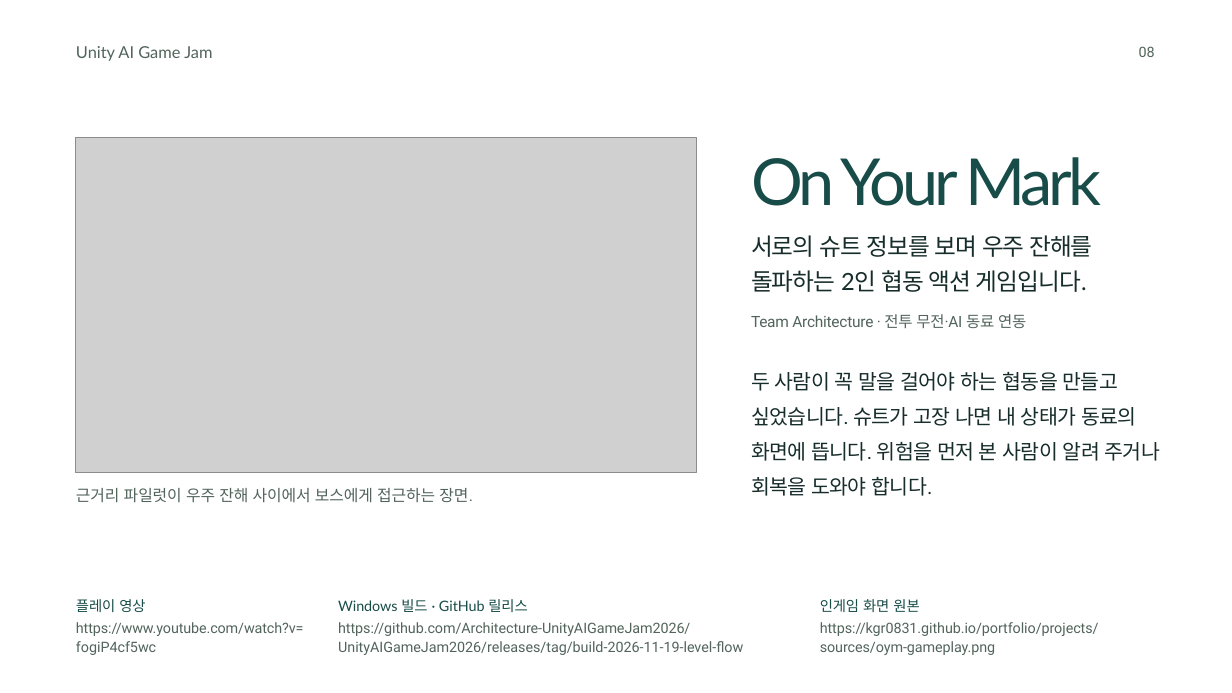
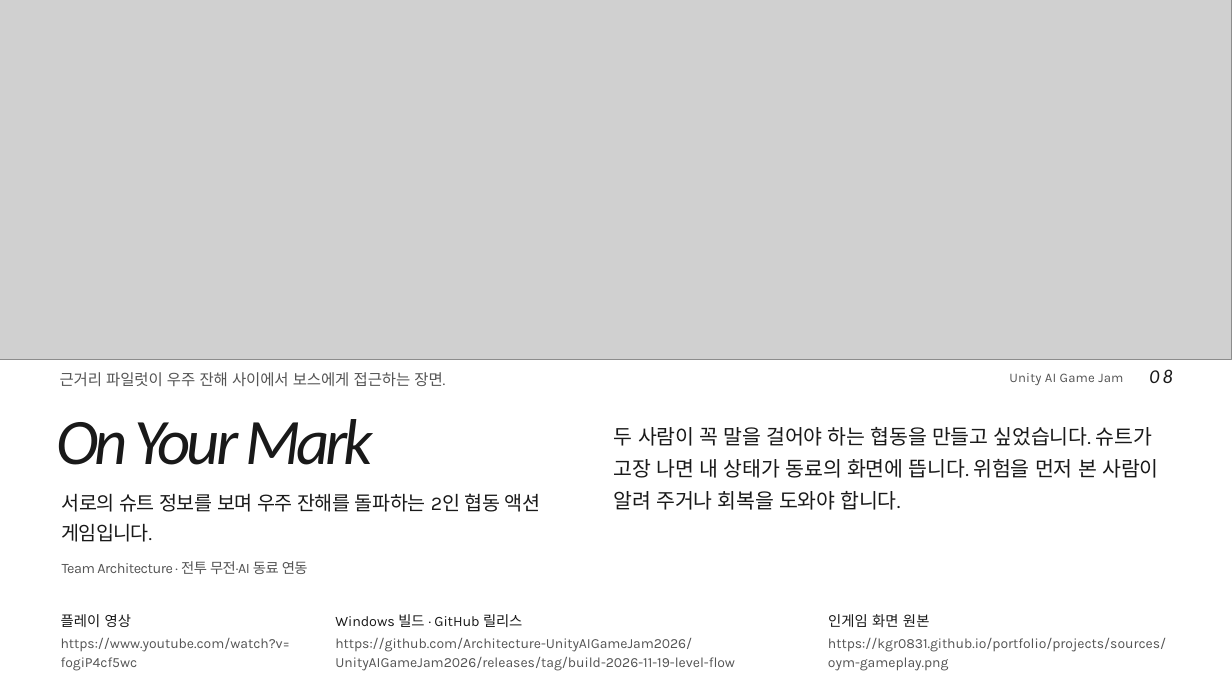
Before and after one commit to kgr0831/kgr0831.github.io, a slide deck: slide 8 of portfolio/pearlabyss/portfolio.pptx. Drawn at 1232x693 pixels with LibreOffice and Linux fonts; fonts in the diff are those of the drawing; grey boxes stand for pictures; background and template pictures are left out. Boxes give left, top, right and bottom in pixels: in the first picture for what was removed or moved away, otherwise in the second. Text is boxed around its words. In the diff, an @@ line names an element or a change of style, - is before the commit and + after.

Commit message:
Redesign the portfolio around documentary photography and Korean editorial typography

```diff
--- a/portfolio/pearlabyss/portfolio.pptx
+++ b/portfolio/pearlabyss/portfolio.pptx
@@ picture resized from (x1=76, y1=138, x2=696, y2=473) to (x1=0, y1=0, x2=1232, y2=360) @@
@@ text removed at (x1=751, y1=270, x2=1087, y2=292) @@
-돌파하는 2인 협동 액션 게임입니다.
@@ text "근거리 파일럿이 우주 잔해 사이에서 ..." moved from (x1=76, y1=488, x2=473, y2=503) to (x1=60, y1=372, x2=445, y2=386) @@
@@ text "근거리 파일럿이 우주 잔해 사이에서 ..." at (x1=60, y1=372, x2=445, y2=386): size 11.6 to 11.2 pt, font Roboto to Karla, text colour #52645C to #545454 @@
@@ text "Unity AI Game Jam" moved from (x1=76, y1=46, x2=212, y2=61) to (x1=1009, y1=373, x2=1123, y2=385) @@
@@ text "Unity AI Game Jam" at (x1=1009, y1=373, x2=1123, y2=385): size 12 to 9.6 pt, font Lato to Karla, text colour #52645C to #545454, letter spacing 0 to 0.1 pt @@
@@ text "08" moved from (x1=1139, y1=46, x2=1155, y2=57) to (x1=1149, y1=369, x2=1172, y2=383) @@
@@ text "08" at (x1=1149, y1=369, x2=1172, y2=383): size 10.5 to 14.2 pt, font Roboto to Calibri, text colour #52645C to #191919, letter spacing 0 to 2.6 pt, italic on @@
@@ text "On Your Mark" moved from (x1=751, y1=157, x2=1101, y2=206) to (x1=56, y1=419, x2=373, y2=465) @@
@@ text "On Your Mark" at (x1=56, y1=419, x2=373, y2=465): font Lato to Calibri, text colour #174C48 to #191919, italic on @@
@@ text removed at (x1=751, y1=407, x2=1137, y2=426) @@
-싶었습니다. 슈트가 고장 나면 내 상태가 동료의
@@ text at (x1=614, y1=427, x2=1152, y2=446): text changed; font Roboto to Karla; text colour #172D2B to #191919 @@
-두 사람이 꼭 말을 걸어야 하는 협동을 만들고
+두 사람이 꼭 말을 걸어야 하는 협동을 만들고 싶었습니다. 슈트가
@@ text at (x1=614, y1=459, x2=1158, y2=478): text changed; font Roboto to Karla; text colour #172D2B to #191919 @@
-화면에 뜹니다. 위험을 먼저 본 사람이 알려 주거나
+고장 나면 내 상태가 동료의 화면에 뜹니다. 위험을 먼저 본 사람이
@@ text at (x1=62, y1=493, x2=541, y2=512): text changed; size 17.2 to 14.2 pt; font Lato to Karla; text colour #172D2B to #191919 @@
-서로의 슈트 정보를 보며 우주 잔해를
+서로의 슈트 정보를 보며 우주 잔해를 돌파하는 2인 협동 액션
@@ text at (x1=614, y1=491, x2=900, y2=510): text changed; font Roboto to Karla; text colour #172D2B to #191919 @@
-회복을 도와야 합니다.
+알려 주거나 회복을 도와야 합니다.
@@ text added at (x1=62, y1=523, x2=152, y2=542), 14.2 pt, text #191919 @@
+게임입니다.
@@ text "Team Architecture · 전투 무전·AI ..." moved from (x1=751, y1=314, x2=1026, y2=328) to (x1=62, y1=561, x2=308, y2=574) @@
@@ text "Team Architecture · 전투 무전·AI ..." at (x1=62, y1=561, x2=308, y2=574): size 11.2 to 10.5 pt, font Roboto to Karla, text colour #52645C to #545454, letter spacing -0.2 to -0.3 pt @@
@@ text "플레이 영상" at (x1=61, y1=614, x2=131, y2=627): font Lato to Karla, text colour #174C48 to #191919, letter spacing 0 to 0.1 pt @@
@@ text "플레이 영상" moved from (x1=76, y1=599, x2=145, y2=612) to (x1=61, y1=614, x2=131, y2=627) @@
@@ text "Windows 빌드 · GitHub 릴리스" moved from (x1=338, y1=599, x2=527, y2=612) to (x1=335, y1=614, x2=522, y2=627) @@
@@ text "Windows 빌드 · GitHub 릴리스" at (x1=335, y1=614, x2=522, y2=627): font Lato to Karla, text colour #174C48 to #191919 @@
@@ text "인게임 화면 원본" moved from (x1=820, y1=599, x2=919, y2=612) to (x1=828, y1=614, x2=930, y2=627) @@
@@ text "인게임 화면 원본" at (x1=828, y1=614, x2=930, y2=627): font Lato to Karla, text colour #174C48 to #191919, letter spacing 0 to 0.1 pt @@
@@ text "fogiP4cf5wc" moved from (x1=76, y1=641, x2=156, y2=655) to (x1=61, y1=657, x2=138, y2=671) @@
@@ text "https://www.youtube.com/watch?v=" moved from (x1=76, y1=622, x2=304, y2=636) to (x1=61, y1=638, x2=291, y2=652) @@
@@ text "https://www.youtube.com/watch?v=" at (x1=61, y1=638, x2=291, y2=652): size 10.5 to 10.2 pt, font Roboto to Karla, text colour #52645C to #545454, letter spacing -0.1 to 0 pt @@
@@ text "https://github.com/Architecture-UnityAIGameJam2026/" moved from (x1=338, y1=622, x2=690, y2=636) to (x1=335, y1=638, x2=692, y2=652) @@
@@ size 10.5 to 10.2 pt, font Roboto to Karla, text colour #52645C to #545454 in 3 elements at (x1=335, y1=638, x2=692, y2=652), (x1=61, y1=657, x2=138, y2=671), (x1=335, y1=657, x2=735, y2=671) @@
@@ text "UnityAIGameJam2026/releases/tag/build-2026-11-19-level-flow" moved from (x1=338, y1=641, x2=743, y2=655) to (x1=335, y1=657, x2=735, y2=671) @@
@@ text at (x1=828, y1=638, x2=1166, y2=652): text changed; size 10.5 to 10.2 pt; font Roboto to Karla; text colour #52645C to #545454 @@
-https://kgr0831.github.io/portfolio/projects/
+https://kgr0831.github.io/portfolio/projects/sources/
@@ text at (x1=828, y1=657, x2=948, y2=671): text changed; size 10.5 to 10.2 pt; font Roboto to Karla; text colour #52645C to #545454 @@
-sources/oym-gameplay.png
+oym-gameplay.png
```
Also in this commit, not shown: 16 other slides changed, 6 other files.
